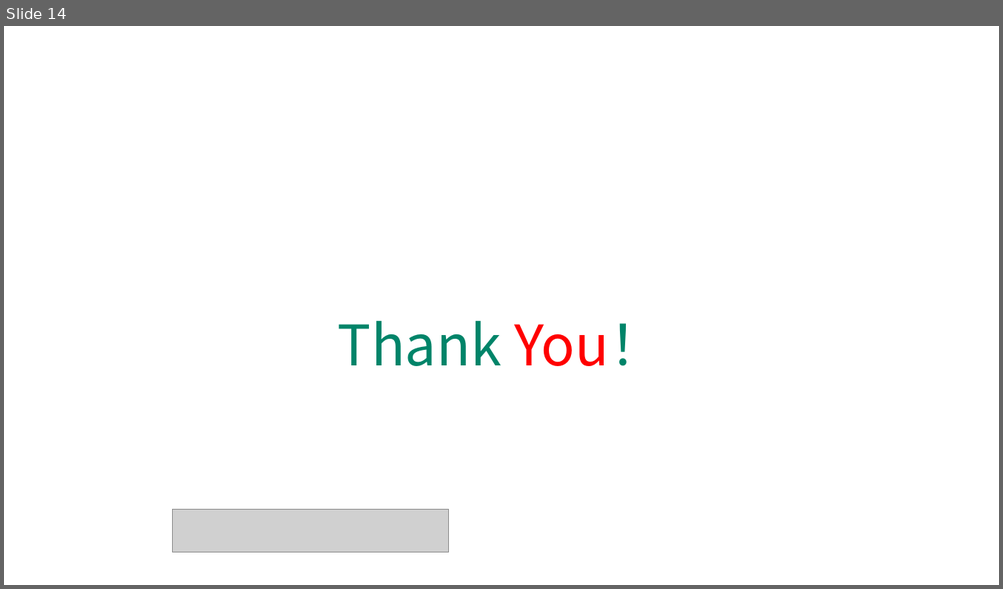
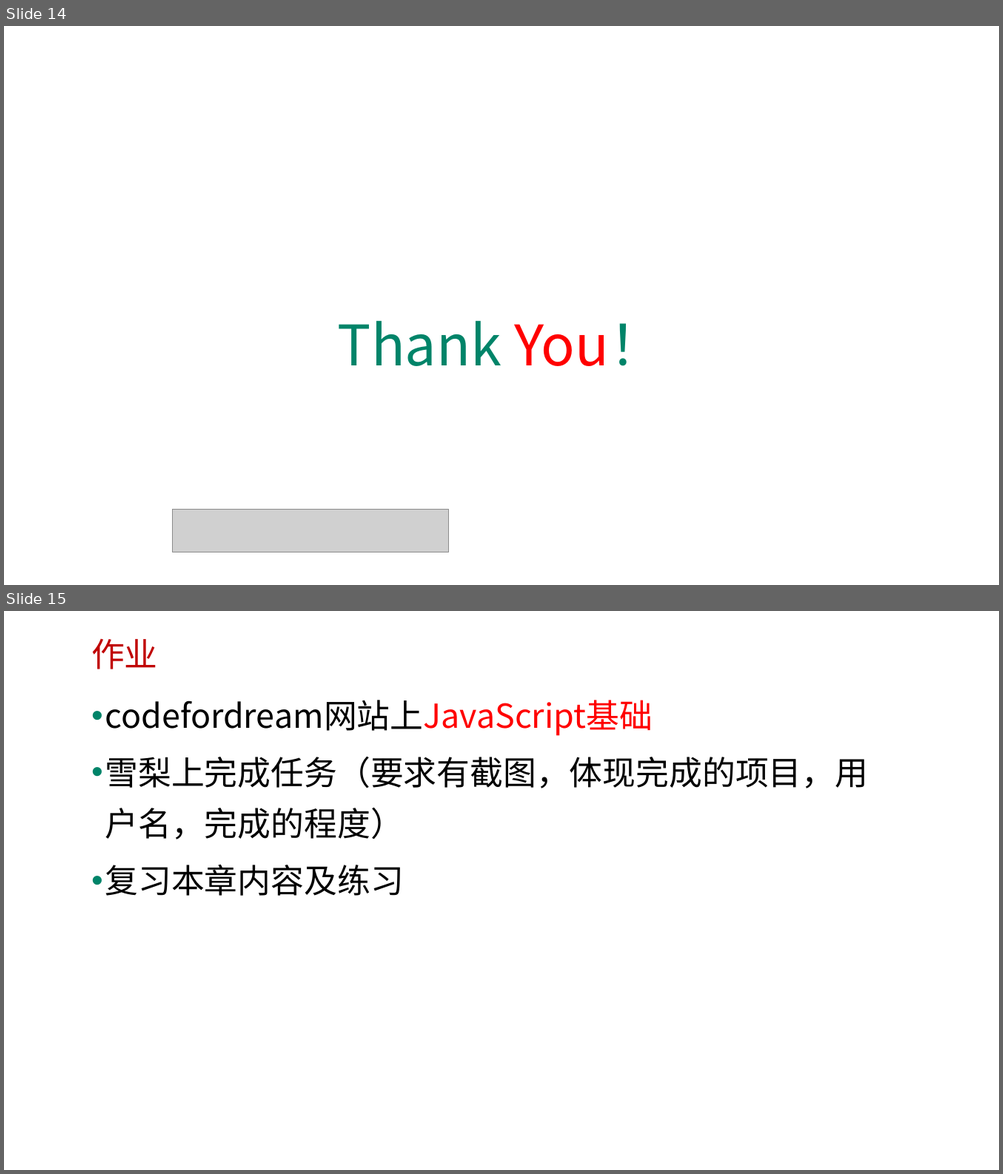
Before and after one commit to edu2act/course-javascript-advanced, a slide deck: 课程PPT/11.JS中的立即执行表达式IIFE.pptx. Shown one above the other, each under a label of ours: slide 14 before the commit, slides 14 and 15 after it. The pictures are 1003x589 and 1003x1174 pixels, drawn with LibreOffice and Linux fonts; fonts in the diff are those of the drawing; grey boxes stand for pictures; background and template pictures are left out. Boxes give left, top, right and bottom in pixels: in the first picture for what was removed or moved away, otherwise in the second. Text is boxed around its words. In the diff, an @@ line names an element or a change of style, - is before the commit and + after.

```diff
--- a/课程PPT/11.JS中的立即执行表达式IIFE.pptx
+++ b/课程PPT/11.JS中的立即执行表达式IIFE.pptx
@@ slide 15 added at [4,611,999,1170], background picture (left out) @@
@@ text added at [91,638,158,669], 32 pt, text #C00000 @@
+作业
@@ text added at [105,700,868,896], 32 pt, text #000000 @@
+• codefordream网站上JavaScript基础
+• 雪梨上完成任务（要求有截图，体现完成的项目，用户名，完成的程度）
+• 复习本章内容及练习
```
Also in this commit, not shown: 1 slide changed, 3 other files.
